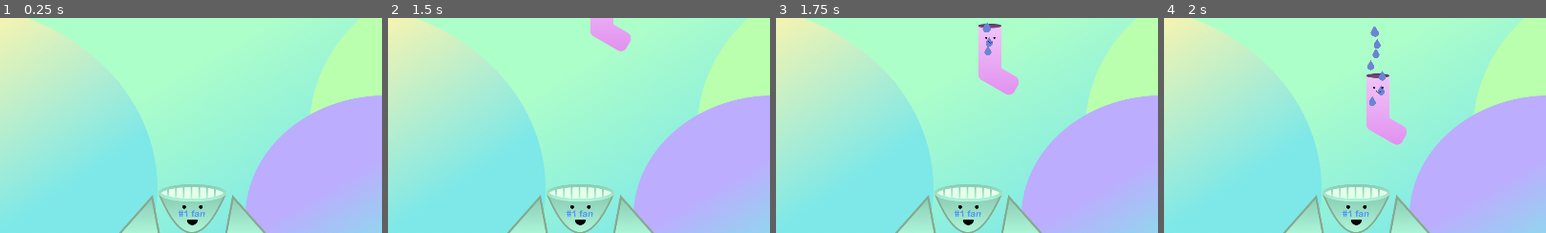
Above: before the commit, frames 1-4 (left to right).
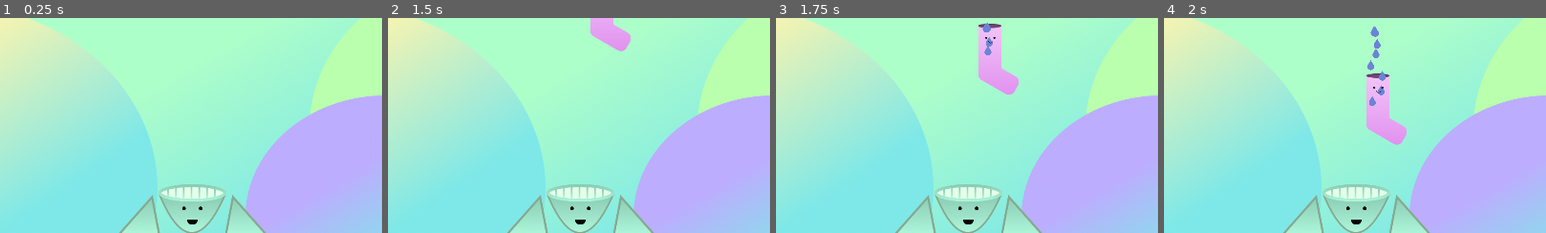
Above: after the commit, the same moments.

Repository: Dexterminator/solemates
Game: Godot game, scene res://Scenes/Main/Main.tscn
The game is run twice, just before and just after one commit, with the same random seed, the same clock (stepped at 60 frames per second) and the same inputs.
Inputs:
- Up to frame 1 (0.25 s): no input
- Up to frame 2 (1.5 s): no input
- Up to frame 3 (1.75 s): no input
- Up to frame 4 (2 s): no input
The pictures show only the part of the screen within x 33-83%, y 48-98%; the shares and areas given below are measured in that part.

The runs differ from the first frame. In frame 1, 0.1% of the frame differs, in the area x 46-54%, y 87-97%; in frame 2, 0.1%; in frame 3, 0.1%; in frame 4, 0.1%.

Commit message:
Remove text

Diff:
--- a/Entities/Fan/Fan.gd
+++ b/Entities/Fan/Fan.gd
@@ -7,6 +7,8 @@
 onready var fan = $Fan
 onready var fan_hitbox = $Fan/Area2D
 onready var fan_paricles = $Fan/Particles2D
+onready var eyes = $Fan/Eyes
+onready var mouth = $Fan/Mouth
 
 func cube(x):
 	return x
@@ -28,12 +30,16 @@
 				var force = max_force - max_force * cube(dist / max_sock_dist)
 				body.add_force(Vector2.ZERO, Vector2.UP.rotated(fan_hitbox.get_parent().rotation) * force)
 		fan_paricles.set_emitting(true)
+		eyes.set_animation("fanning")
+		mouth.set_animation("fanning")
 	elif Input.is_action_just_released("fan"):
 		for body in fan_hitbox.get_overlapping_bodies():
 			if body.is_in_group("socks"):
 				body.stop_drying()
 	else:
 		fan_paricles.set_emitting(false)
+		eyes.set_animation("default")
+		mouth.set_animation("default")
 
 func _on_Area2D_body_exited(body):
 	if body.is_in_group("socks"):
--- a/Entities/Fan/Fan.tscn
+++ b/Entities/Fan/Fan.tscn
@@ -1,8 +1,12 @@
-[gd_scene load_steps=7 format=2]
+[gd_scene load_steps=13 format=2]
 
 [ext_resource path="res://Assets/no1fan.png" type="Texture" id=1]
 [ext_resource path="res://Assets/ramp.png" type="Texture" id=2]
 [ext_resource path="res://Entities/Fan/Fan.gd" type="Script" id=3]
+[ext_resource path="res://Assets/fan-mouth.png" type="Texture" id=4]
+[ext_resource path="res://Assets/fan_eyes.png" type="Texture" id=5]
+[ext_resource path="res://Assets/fan-closed-eyes.png" type="Texture" id=6]
+[ext_resource path="res://Assets/fan-fanning-mouth.png" type="Texture" id=7]
 
 [sub_resource type="RectangleShape2D" id=1]
 extents = Vector2( 71.3538, 225.177 )
@@ -16,6 +20,32 @@
 orbit_velocity = 0.0
 orbit_velocity_random = 0.0
 scale = 7.0
+
+[sub_resource type="SpriteFrames" id=4]
+animations = [ {
+"frames": [ ExtResource( 5 ) ],
+"loop": true,
+"name": "default",
+"speed": 5.0
+}, {
+"frames": [ ExtResource( 6 ) ],
+"loop": true,
+"name": "fanning",
+"speed": 5.0
+} ]
+
+[sub_resource type="SpriteFrames" id=5]
+animations = [ {
+"frames": [ ExtResource( 4 ) ],
+"loop": true,
+"name": "default",
+"speed": 5.0
+}, {
+"frames": [ ExtResource( 7 ) ],
+"loop": true,
+"name": "fanning",
+"speed": 5.0
+} ]
 
 [sub_resource type="RectangleShape2D" id=2]
 extents = Vector2( 69.1316, 33.9231 )
@@ -42,6 +72,16 @@
 speed_scale = 2.0
 process_material = SubResource( 3 )
 
+[node name="Eyes" type="AnimatedSprite" parent="Fan"]
+position = Vector2( 0, -1.42857 )
+scale = Vector2( 1, 1 )
+frames = SubResource( 4 )
+
+[node name="Mouth" type="AnimatedSprite" parent="Fan"]
+position = Vector2( 0.0699725, 31.275 )
+frames = SubResource( 5 )
+animation = "fanning"
+
 [node name="ramp" type="Sprite" parent="."]
 position = Vector2( 90, 0 )
 scale = Vector2( 0.7, 0.7 )
@@ -62,5 +102,6 @@
 polygon = PoolVector2Array( -67.164, -33.1221, -68.7312, 33.2876, -124.967, 33.1396 )
 
 [node name="CollisionShape2D" type="CollisionShape2D" parent="."]
+position = Vector2( 0, 0.156494 )
 shape = SubResource( 2 )
 [connection signal="body_exited" from="Fan/Area2D" to="." method="_on_Area2D_body_exited"]
--- a/Entities/Sock/Sock.gd
+++ b/Entities/Sock/Sock.gd
@@ -41,6 +41,5 @@
 	wet_particles.set_emitting(true)
 	drying_particles.set_emitting(false)
 
-
 func _on_Timer_timeout():
 	_blink()
Binary file added: Assets/fan-closed-eyes.png
Not shown, added: Assets/fan-closed-eyes.png.import
Binary file added: Assets/fan-fanning-mouth.png
Not shown, added: Assets/fan-fanning-mouth.png.import
Binary file added: Assets/fan-mouth.png
Not shown, added: Assets/fan-mouth.png.import
Binary file added: Assets/fan_eyes.png
Not shown, added: Assets/fan_eyes.png.import
Binary file changed: Assets/no1fan.png
